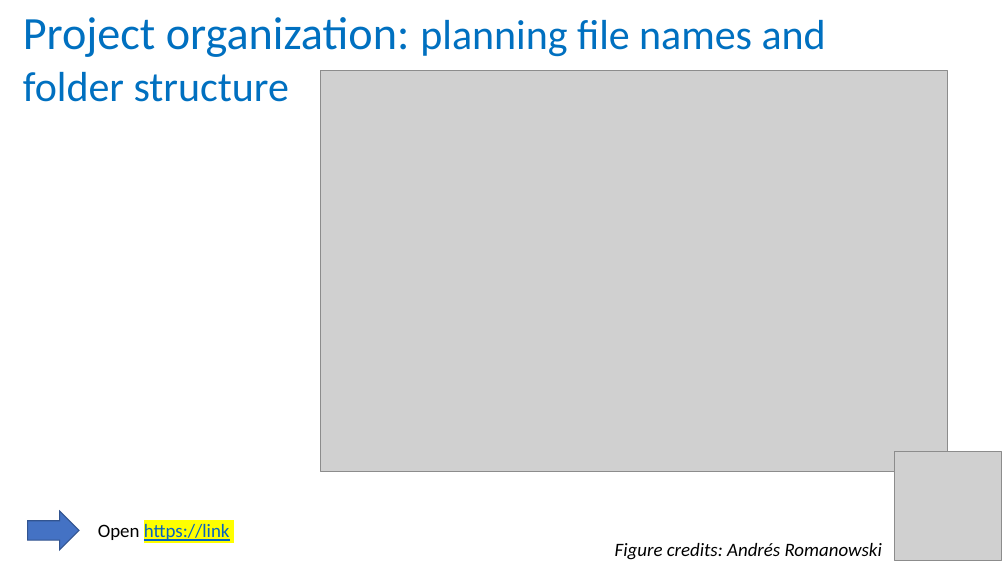
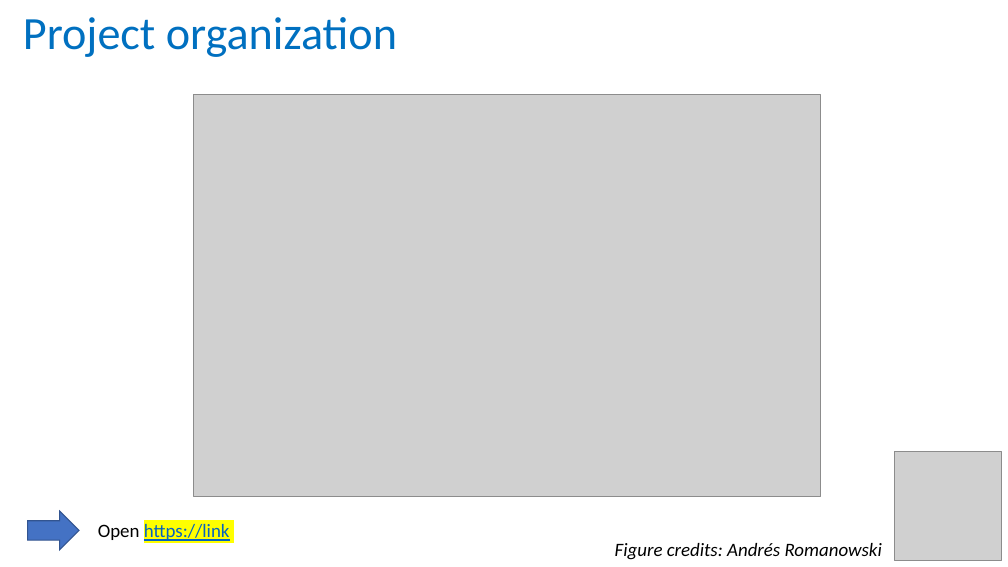
Before and after one commit to tobyhodges/solid-waddle, a slide deck: slide 2 of instructors/07-files-organization_BT.pptx (slide 1 before the commit). Drawn at 1008x567 pixels with LibreOffice and Linux fonts; fonts in the diff are those of the drawing; grey boxes stand for pictures. Boxes give left, top, right and bottom in pixels: in the first picture for what was removed or moved away, otherwise in the second. Text is boxed around its words. In the diff, an @@ line names an element or a change of style, - is before the commit and + after.

```diff
--- a/instructors/07-files-organization_BT.pptx
+++ b/instructors/07-files-organization_BT.pptx
@@ text at box(23, 17, 397, 57): text changed; size 40 to 44 pt @@
-Project organization: planning file names and
-folder structure
+Project organization
@@ picture: place and size @@
-picture at box(320, 70, 947, 472)
+picture at box(194, 95, 820, 497)
```
Also in this commit, not shown: 5 other slides changed, 13 slides added, 4 other files.
